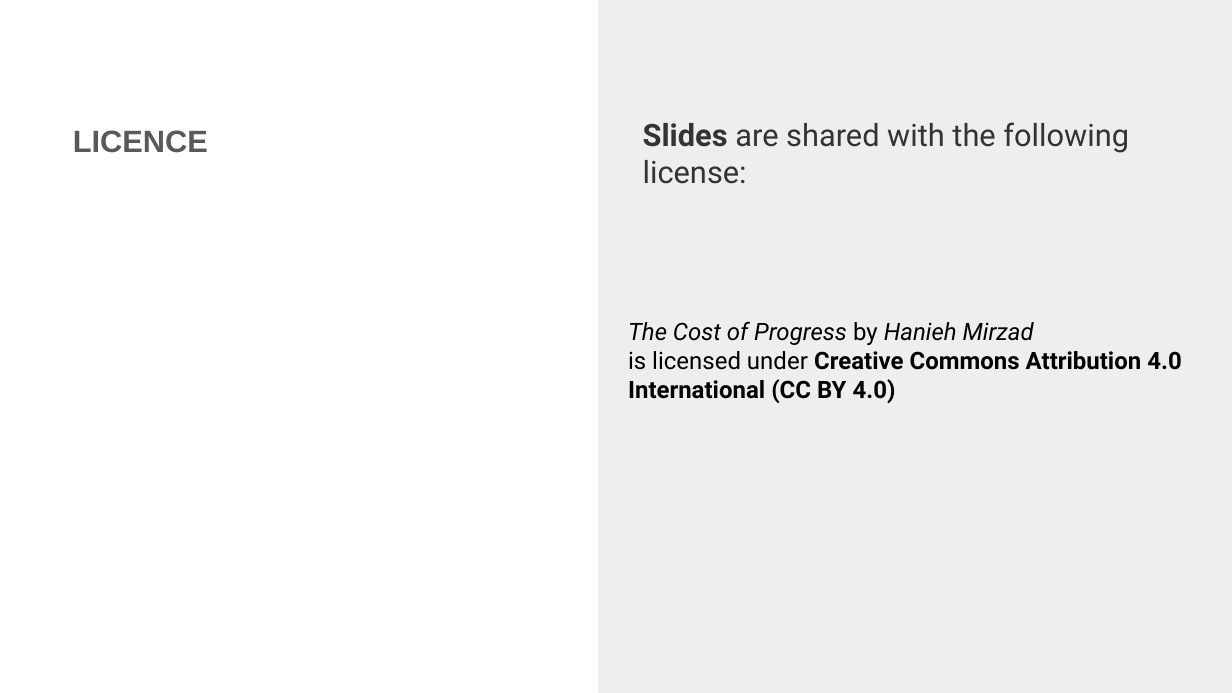
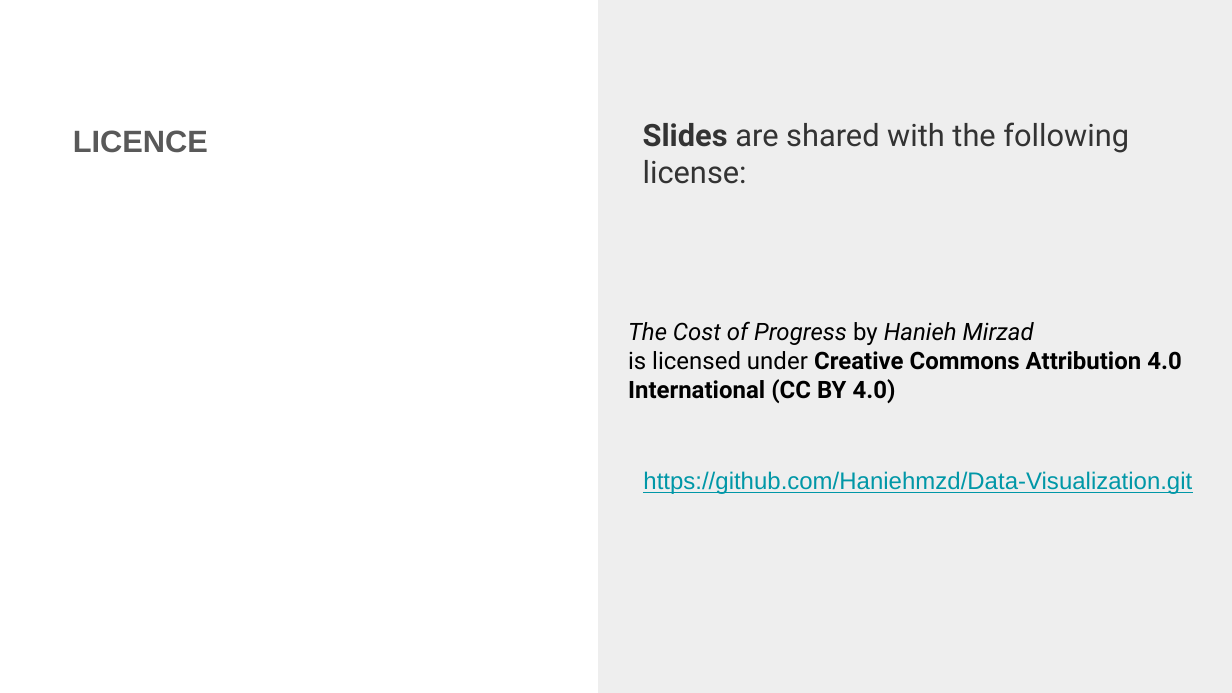
Before and after one commit to Haniehmzd/Data-Visualization, a slide deck: slide 9 of A. Student Individual Assignment.pptx. Drawn at 1232x693 pixels with LibreOffice and Linux fonts; fonts in the diff are those of the drawing. Boxes give left, top, right and bottom in pixels: in the first picture for what was removed or moved away, otherwise in the second. Text is boxed around its words. In the diff, an @@ line names an element or a change of style, - is before the commit and + after.

```diff
--- a/A. Student Individual Assignment.pptx
+++ b/A. Student Individual Assignment.pptx
@@ text added at box(643, 471, 1192, 494), 14 pt, text #0097A7, underline @@
+https://github.com/Haniehmzd/Data-Visualization.git
```
Also in this commit, not shown: 4 other slides changed, 1 other file.
